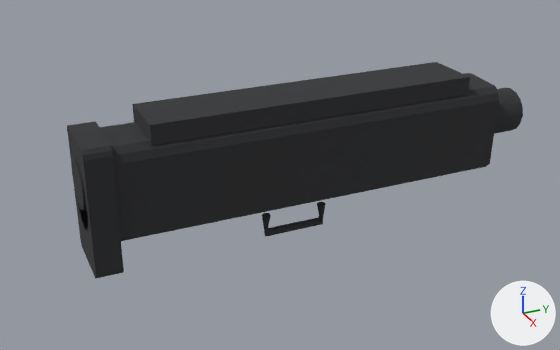
What one commit did to the glTF model assets/models/attachment_shotgun_heavystock.glb.
Both versions are drawn from a camera (50 mm lens) standing at (0.413, -0.439, 0.204) and looking at (-0.002, -0.252, -0.003). The axes (+X, +Y, +Z) are drawn at lower right. The lights are the same throughout. The first picture is the older version. Vertices at exactly the same position are counted once.

The first picture shows 'attachment_shotgun_heavystock__shotgun_heavystock__shotgun_heavystock__stock'.
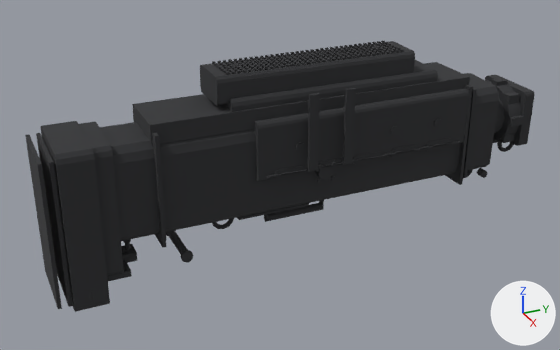
What the commit changed:
me_geometry_279_ds_wpolymer is used by ob_attachment_shotgun_heavystock__shotgun_heavystock__shotgun_heavystock__stock; location (0.0, 0.0, 0.0).
me_geometry_279_ds_wpolymer had 180 vertices, 336 faces and spanned x -0.023..0.023, y -0.38..-0.074, z -0.045..0.052.
me_geometry_279_ds_wpolymer now has 4661 vertices, 7752 faces and spans x -0.031..0.031, y -0.402..-0.065, z -0.054..0.074.
me_geometry_279_ds_wpolymer part 1: a new loose piece, a box spanning x -0.0217..0.0217, y -0.1241..-0.1219, z -0.0197..0.0437, in mat_ds_wpolymer (dark grey #323335).
me_geometry_279_ds_wpolymer part 2: the loose piece of 24 vertices spanning x -0.003..0.003, y -0.266..-0.221, z -0.045..-0.029 is moved by (0.0, 0.0, 0.011).
me_geometry_279_ds_wpolymer part 3: 3829 vertices added at x -0.031..0.031, y -0.402..-0.065, z -0.054..0.074.
Other edits to the shape of me_geometry_279_ds_wpolymer do not show in these pictures.

Location of each change, [x1, y1, x2, y2] in pixels of the pictures (560 x 350 px; the box of a moved part takes in the faces that stretch with it):
'attachment_shotgun_heavystock__shotgun_heavystock__shotgun_heavystock__stock', reshaped (12% wider, 25% taller): before [67, 62, 523, 278]; after [25, 41, 535, 312]
part 1 of me_geometry_279_ds_wpolymer, added: after [463, 88, 476, 178]
part 2 of me_geometry_279_ds_wpolymer, moved or reshaped: before [262, 202, 326, 236]; after [264, 200, 324, 222]
part 3 of me_geometry_279_ds_wpolymer, added: after [25, 41, 535, 312]
